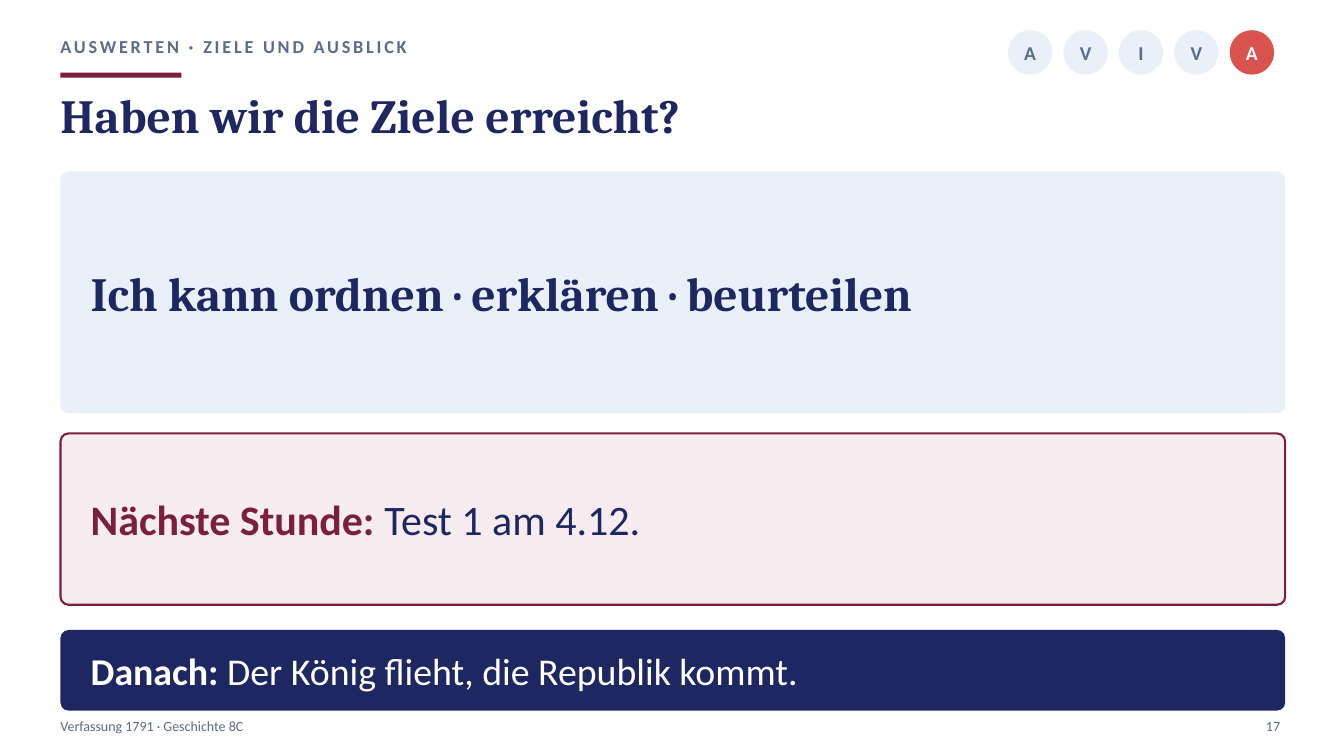
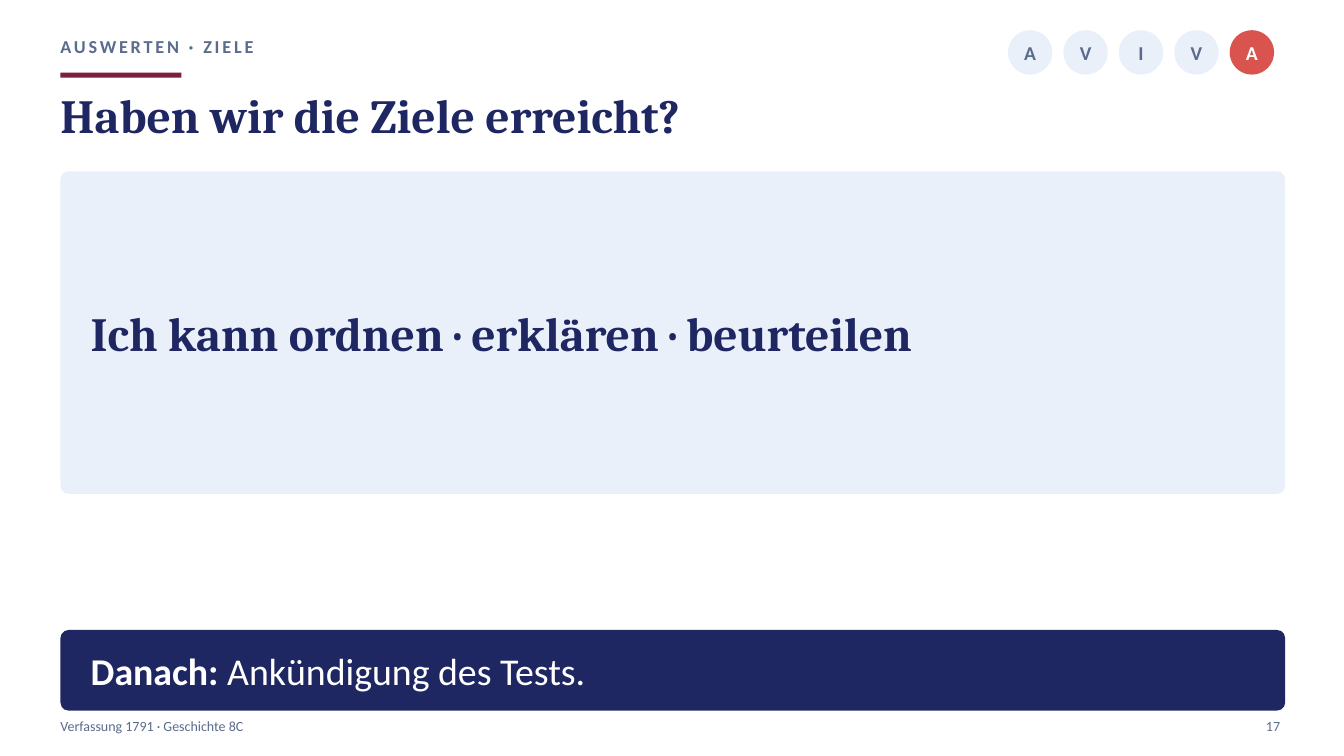
Before and after one commit to golzkonstantin-gif/Schule, a slide deck: slide 17 of Geschichte_8/Stunde5_Verfassung/Praesentation_Stunde5_Verfassung_8C.pptx. Drawn at 1344x756 pixels with LibreOffice and Linux fonts; fonts in the diff are those of the drawing. Boxes give left, top, right and bottom in pixels: in the first picture for what was removed or moved away, otherwise in the second. Text is boxed around its words. In the diff, an @@ line names an element or a change of style, - is before the commit and + after.

```diff
--- a/Geschichte_8/Stunde5_Verfassung/Praesentation_Stunde5_Verfassung_8C.pptx
+++ b/Geschichte_8/Stunde5_Verfassung/Praesentation_Stunde5_Verfassung_8C.pptx
@@ text at (60,41,253,53): text changed @@
-AUSWERTEN · ZIELE UND AUSBLICK
+AUSWERTEN · ZIELE
@@ rounded rectangle: place and size @@
-rounded rectangle at (60,171,1286,413)
+rounded rectangle at (60,171,1286,494)
@@ rounded rectangle at (60,171,1286,494): proportions changed @@
@@ text "Ich kann ordnen · erklären ...": place and size @@
-text "Ich kann ordnen · erklären ..." at (91,278,912,312)
+text "Ich kann ordnen · erklären ..." at (91,318,912,352)
@@ rounded rectangle removed at (60,434,1286,605) @@
@@ text removed at (91,505,640,536) @@
-Nächste Stunde: Test 1 am 4.12.
@@ text at (91,658,585,692): text changed @@
-Danach: Der König flieht, die Republik kommt.
+Danach: Ankündigung des Tests.
```
Also in this commit, not shown: 1 slide added, 6 other files.
